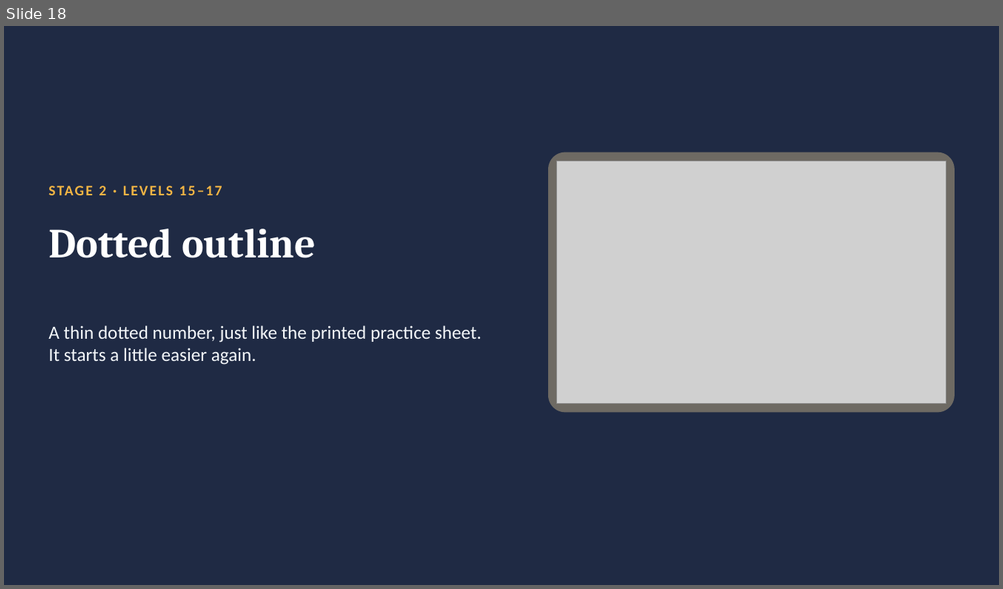
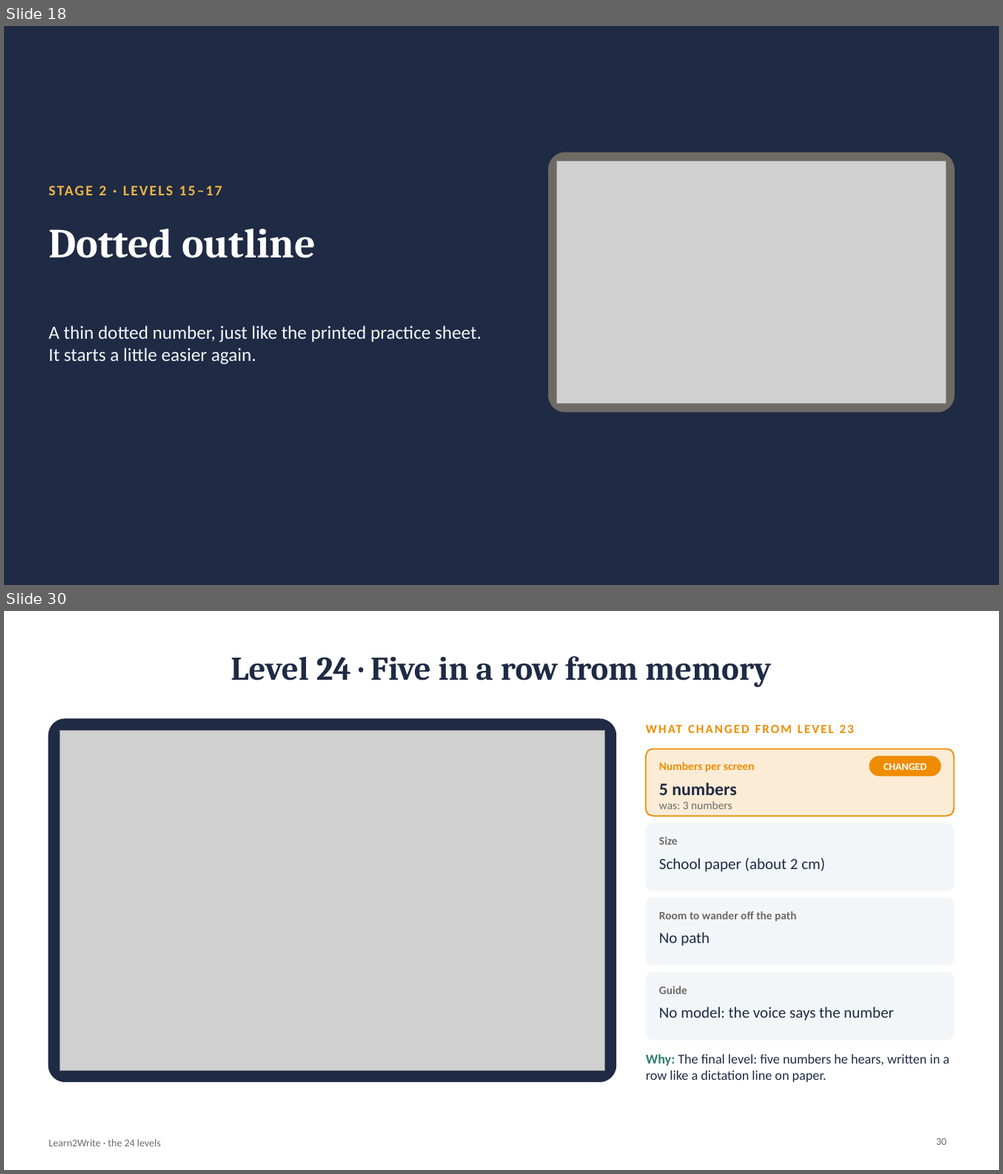
Before and after one commit to kiaanwankhede/Kiaan_Writing, a slide deck: docs/download/Learn2Write-levels.pptx. Shown one above the other, each under a label of ours: slide 18 before the commit, slides 18 and 30 after it; the slides between them are not shown. The pictures are 1003x589 and 1003x1174 pixels, drawn with LibreOffice and Linux fonts; fonts in the diff are those of the drawing; grey boxes stand for pictures. Boxes give left, top, right and bottom in pixels: in the first picture for what was removed or moved away, otherwise in the second. Text is boxed around its words. In the diff, an @@ line names an element or a change of style, - is before the commit and + after.

```diff
--- a/docs/download/Learn2Write-levels.pptx
+++ b/docs/download/Learn2Write-levels.pptx
@@ slide 30 added at <box>4,611,999,1170</box>, background #FFFFFF @@
@@ title added at <box>230,656,771,687</box>, 32 pt, text #1F2A44, bold @@
+Level 24 · Five in a row from memory
@@ rounded rectangle added at <box>48,719,616,1082</box>, fill #1F2A44, outline #1F2A44 1 pt @@
@@ text added at <box>646,715,954,741</box>, 12 pt, text #F08C00, bold @@
+WHAT CHANGED FROM LEVEL 23
@@ picture added at <box>60,730,605,1071</box> @@
@@ rounded rectangle added at <box>646,749,954,816</box>, fill #F08C00 at 16% opacity, outline #F08C00 1.25 pt @@
@@ text added at <box>659,762,754,772</box>, 11 pt, text #F08C00, bold @@
+Numbers per screen
@@ rounded rectangle added at <box>870,757,940,776</box>, fill #F08C00, outline #F08C00 1 pt @@
@@ text added at <box>883,763,926,770</box>, 10 pt, text #FFFFFF, bold @@
+CHANGED
@@ text added at <box>659,783,736,795</box>, 17 pt, text #1F2A44, bold @@
+5 numbers
@@ text added at <box>659,801,731,809</box>, 11 pt, text #6E6A63 @@
+was: 3 numbers
@@ rounded rectangle added at <box>646,823,954,891</box>, fill #F3F6F9, outline #F3F6F9 1 pt @@
@@ text added at <box>659,837,677,845</box>, 11 pt, text #6E6A63, bold @@
+Size
@@ text added at <box>659,858,825,872</box>, 15 pt, text #1F2A44 @@
+School paper (about 2 cm)
@@ rounded rectangle added at <box>646,898,954,965</box>, fill #F3F6F9, outline #F3F6F9 1 pt @@
@@ text added at <box>659,911,796,922</box>, 11 pt, text #6E6A63, bold @@
+Room to wander off the path
@@ text added at <box>659,932,709,946</box>, 15 pt, text #1F2A44 @@
+No path
@@ rounded rectangle added at <box>646,973,954,1040</box>, fill #F3F6F9, outline #F3F6F9 1 pt @@
@@ text added at <box>659,986,687,994</box>, 11 pt, text #6E6A63, bold @@
+Guide
@@ text added at <box>659,1007,893,1021</box>, 15 pt, text #1F2A44 @@
+No model: the voice says the number
@@ text added at <box>646,1054,949,1082</box>, 13 pt, text #1F2A44 @@
+Why: The final level: five numbers he hears, written in a row like a dictation line on paper.
@@ text added at <box>48,1139,161,1147</box>, 10 pt, text #6E6A63 @@
+Learn2Write · the 24 levels
@@ page number added at <box>936,1139,946,1145</box>, 10 pt, text #6E6A63 @@
+30
```
Also in this commit, not shown: 27 slides changed, 1 other slide added, 14 other files.
